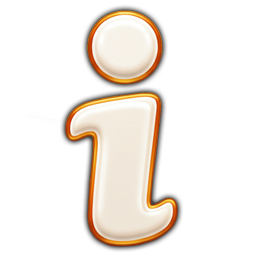
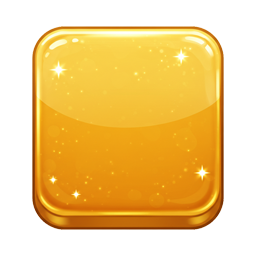
Layer changes from the first 256 x 256 image to the second:
added layer "Layer 6" above "Layer 5" over [32, 26, 224, 230]
hid "Layer 4" over [28, 10, 217, 247]
